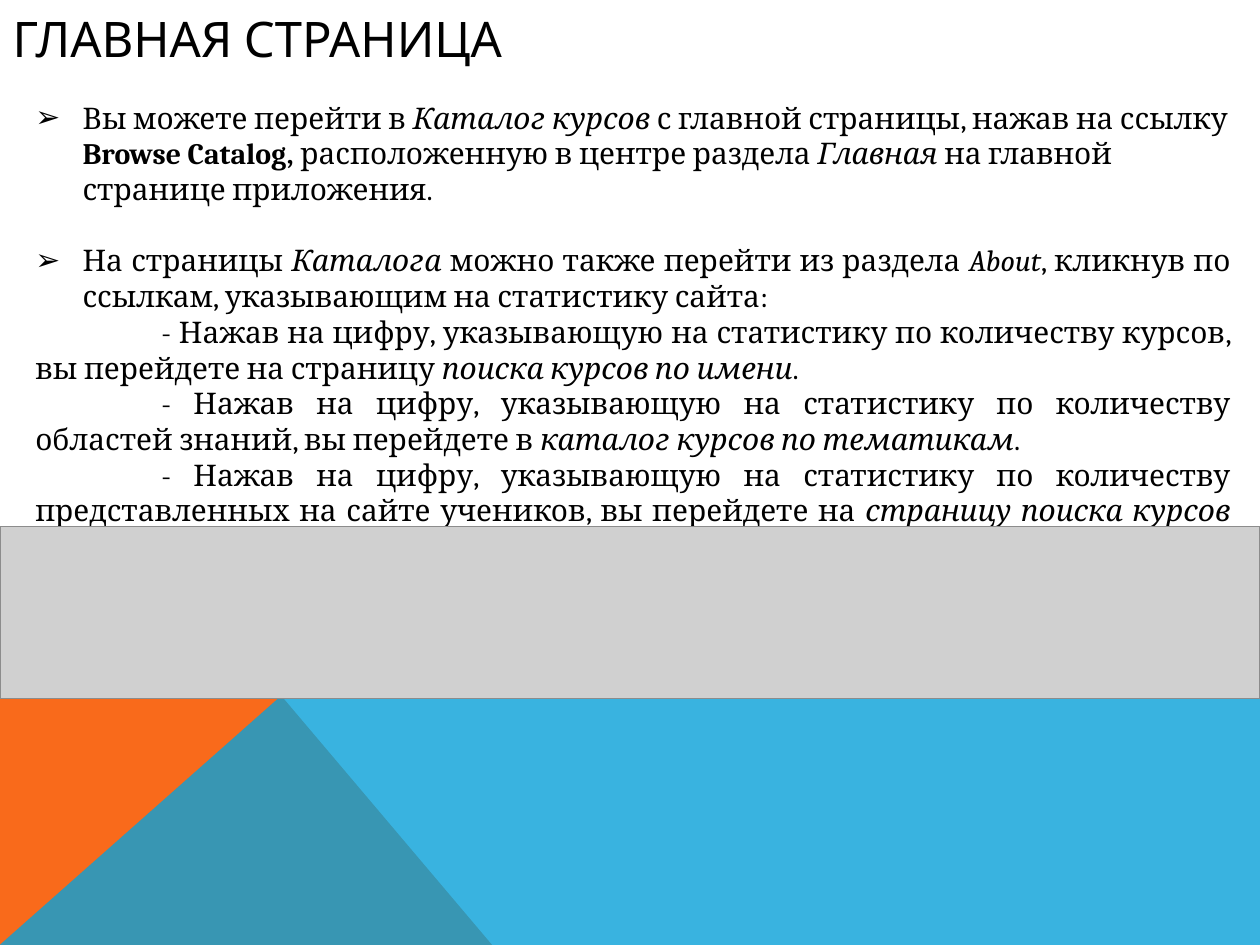
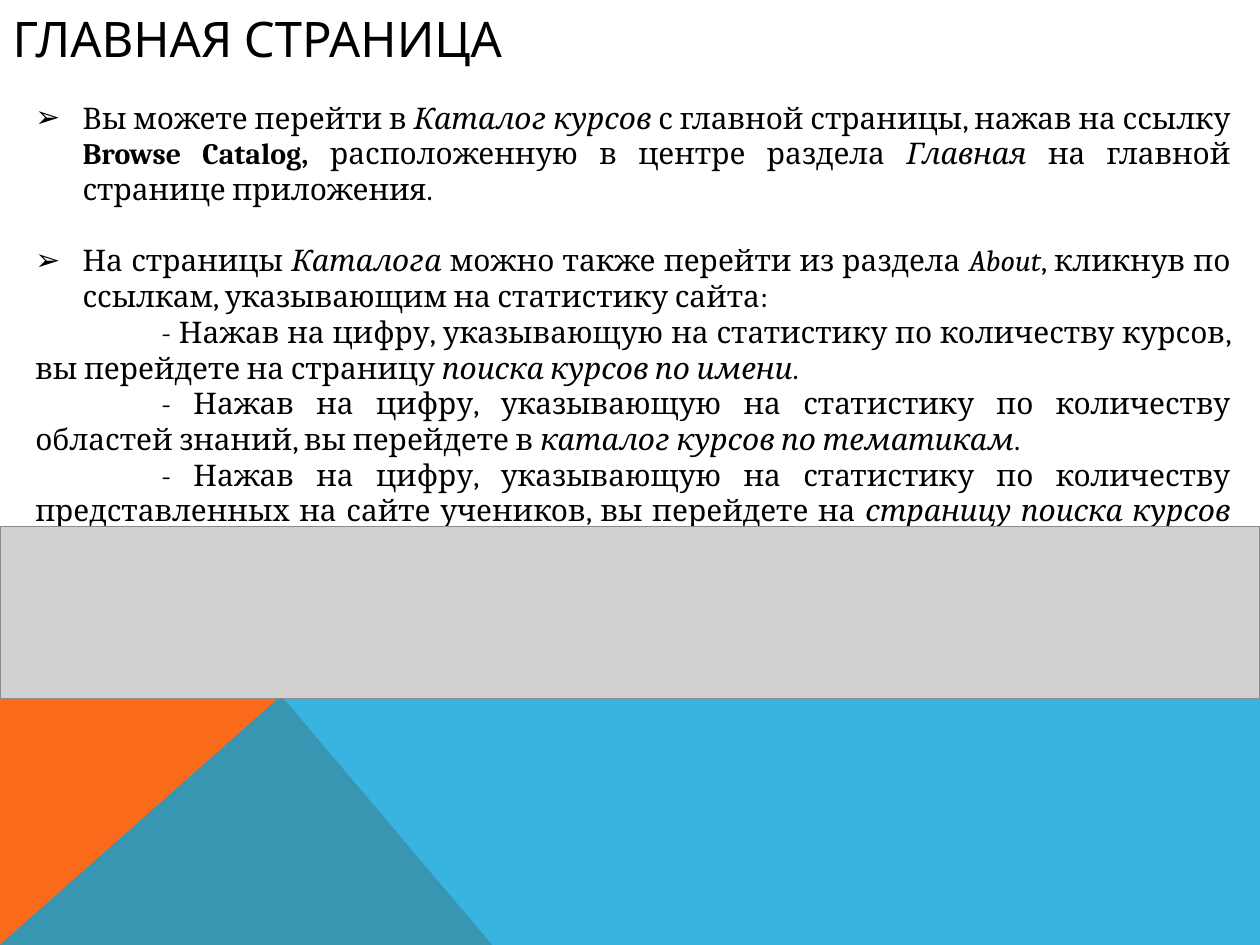
Before and after one commit to dimaatos/LEARNITmvc, a slide deck: slide 7 of Presentation.pptx. Drawn at 1260x945 pixels with LibreOffice and Linux fonts; fonts in the diff are those of the drawing; grey boxes stand for pictures. Boxes give left, top, right and bottom in pixels: in the first picture for what was removed or moved away, otherwise in the second. Text is boxed around its words. In the diff, an @@ line names an element or a change of style, - is before the commit and + after.

```diff
--- a/Presentation.pptx
+++ b/Presentation.pptx
@@ text at <box>83,107,1231,207</box>: alignment left to justified @@
```
Also in this commit, not shown: 10 other slides changed, 1 other file.
